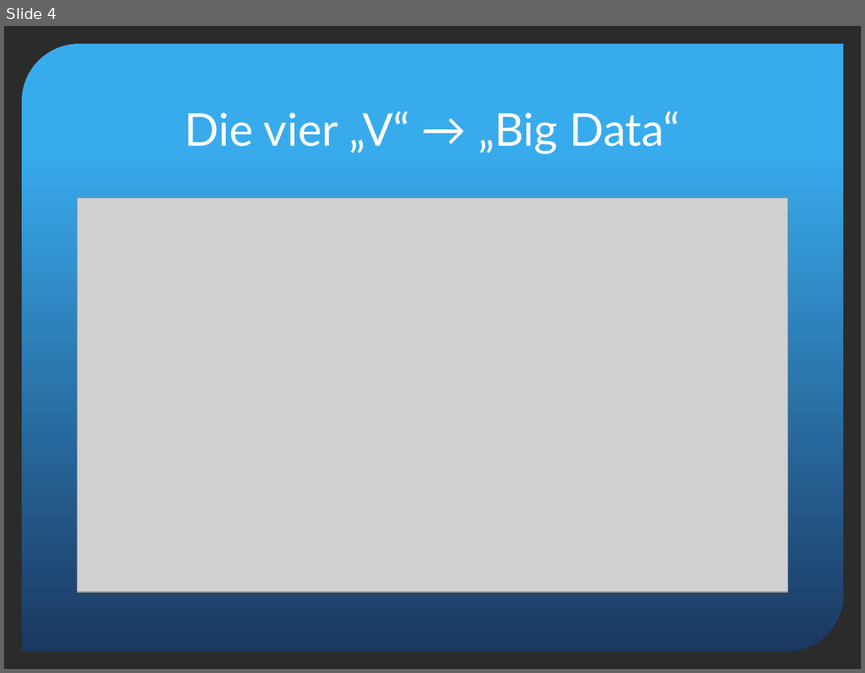
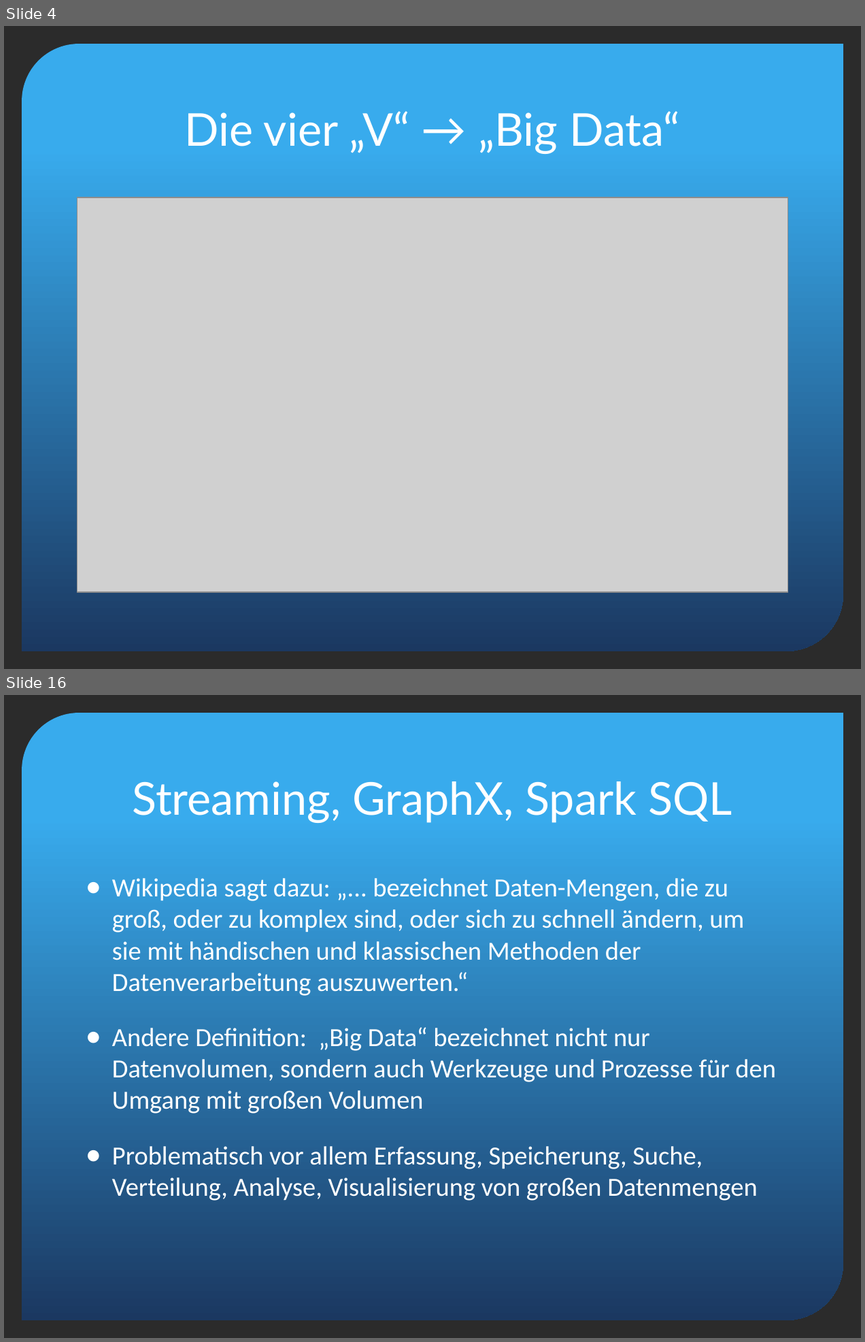
Before and after one commit to segnor/masterthesis, a slide deck: apache_spark/poster/Spark_Presentation.pptx. Shown one above the other, each under a label of ours: slide 4 before the commit, slides 4 and 16 after it; the slides between them are not shown. The pictures are 865x673 and 865x1342 pixels, drawn with LibreOffice and Linux fonts; fonts in the diff are those of the drawing; grey boxes stand for pictures; background and template pictures are left out; a plain dark background stands for a picture behind light text. Boxes give left, top, right and bottom in pixels: in the first picture for what was removed or moved away, otherwise in the second. Text is boxed around its words. In the diff, an @@ line names an element or a change of style, - is before the commit and + after.

```diff
--- a/apache_spark/poster/Spark_Presentation.pptx
+++ b/apache_spark/poster/Spark_Presentation.pptx
@@ slide 16 added at box(4, 695, 861, 1338), background picture (left out); not listed: 1 template element that a slide beside it also shows @@
@@ title added at box(132, 781, 732, 823), 38 pt, text #FFFFFF @@
+Streaming, GraphX, Spark SQL
@@ text added at box(112, 878, 775, 1200), 22 pt, text #FFFFFF @@
+● Wikipedia sagt dazu: „... bezeichnet Daten-Mengen, die zu groß, oder zu komplex sind, oder sich zu schnell ändern, um sie mit händischen und klassischen Methoden der Datenverarbeitung auszuwerten.“
+● Andere Definition: „Big Data“ bezeichnet nicht nur Datenvolumen, sondern auch Werkzeuge und Prozesse für den Umgang mit großen Volumen
+● Problematisch vor allem Erfassung, Speicherung, Suche, Verteilung, Analyse, Visualisierung von großen Datenmengen
```
Also in this commit, not shown: 1 slide changed, 13 other slides added, 4 other files.
